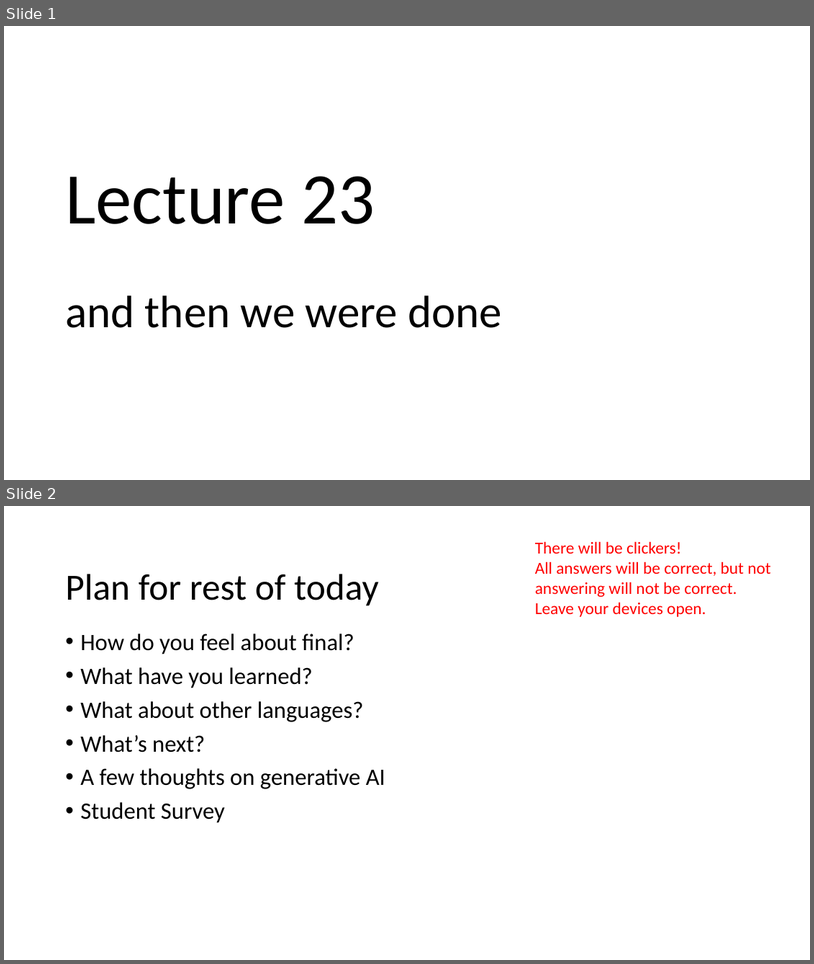
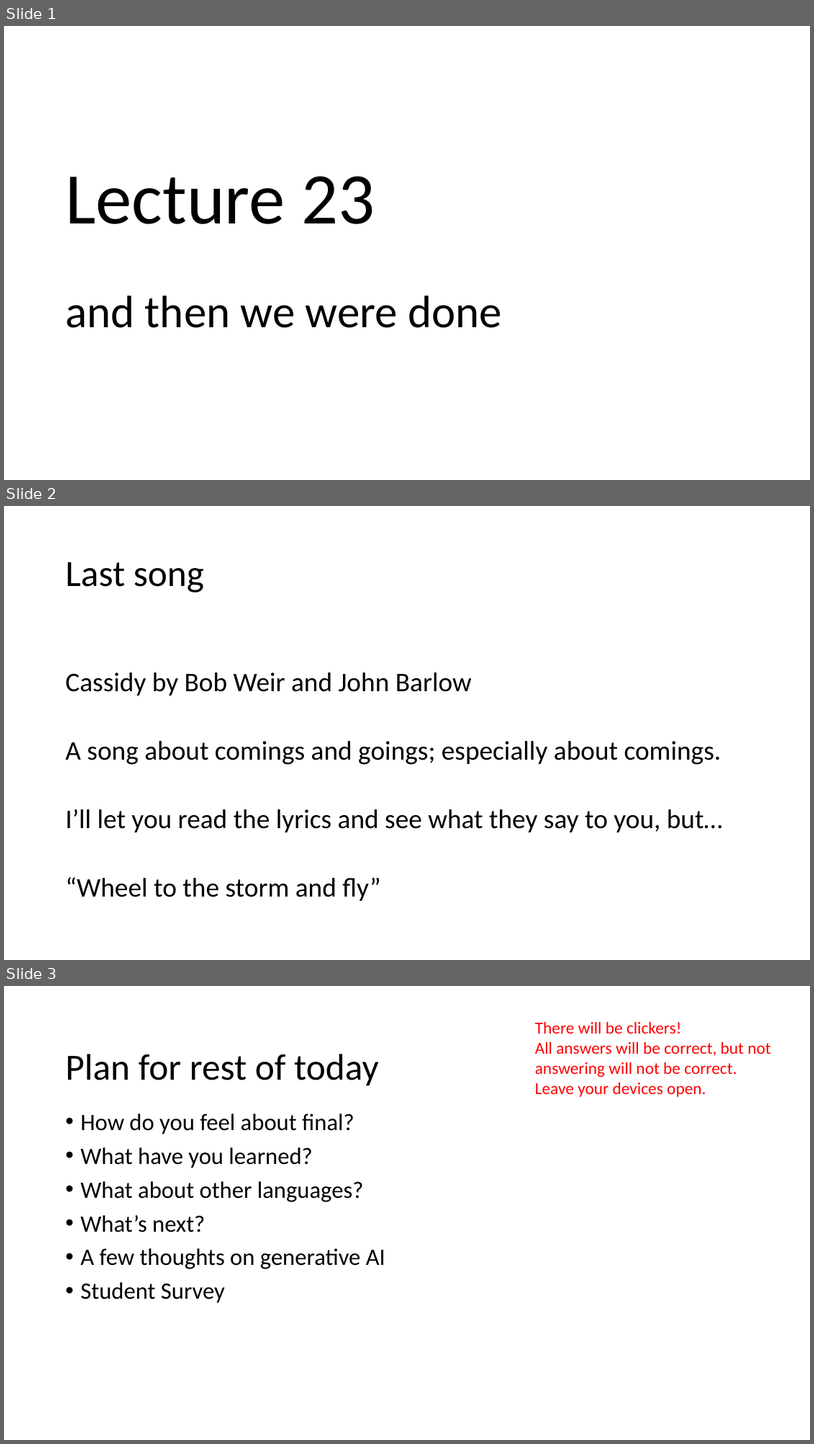
Before and after one commit to GregorKiczales/spd-materials, a slide deck: instructor/l23/lec23-wrap.pptx. Shown one above the other, each under a label of ours: slides 1 and 2 before the commit, slides 1, 2 and 3 after it. The pictures are 814x964 and 814x1444 pixels, drawn with LibreOffice and Linux fonts; fonts in the diff are those of the drawing. Boxes give left, top, right and bottom in pixels: in the first picture for what was removed or moved away, otherwise in the second. Text is boxed around its words. In the diff, an @@ line names an element or a change of style, - is before the commit and + after.

```diff
--- a/instructor/l23/lec23-wrap.pptx
+++ b/instructor/l23/lec23-wrap.pptx
@@ slide 2 added at [4,506,810,960], background #FFFFFF @@
@@ title added at [65,562,204,592], 44 pt, text #000000 @@
+Last song
@@ text added at [65,672,723,901], 32 pt, text #000000 @@
+Cassidy by Bob Weir and John Barlow
+A song about comings and goings; especially about comings.
+I’ll let you read the lyrics and see what they say to you, but…
+“Wheel to the storm and fly”
@@ what was slide 2 is now slide 3 @@
```
Also in this commit, not shown: 5 slides changed, 1 other slide added, 7 other files.
